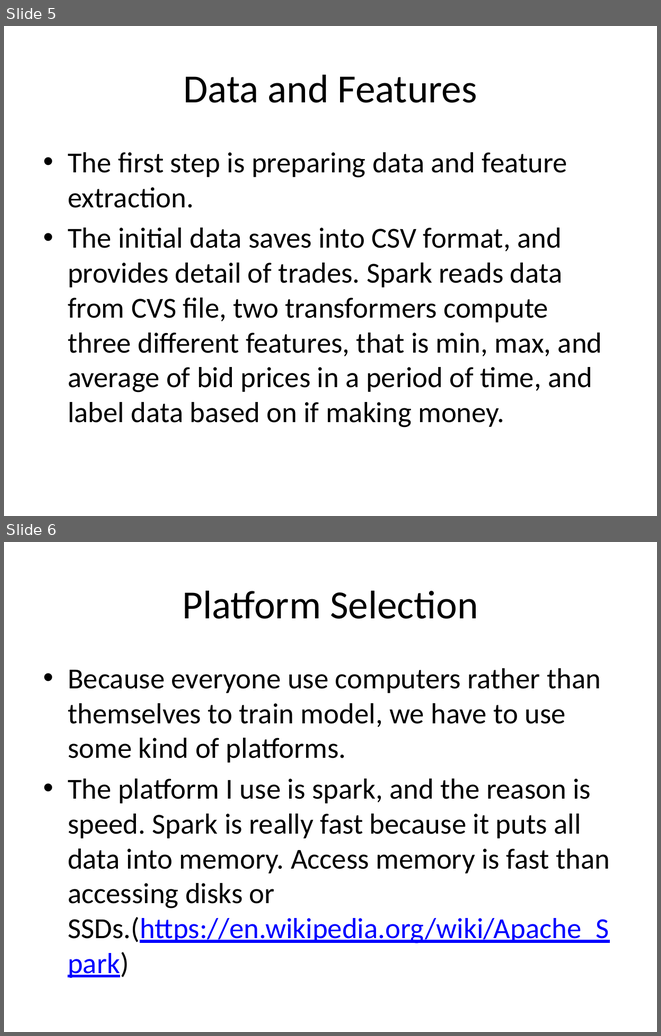
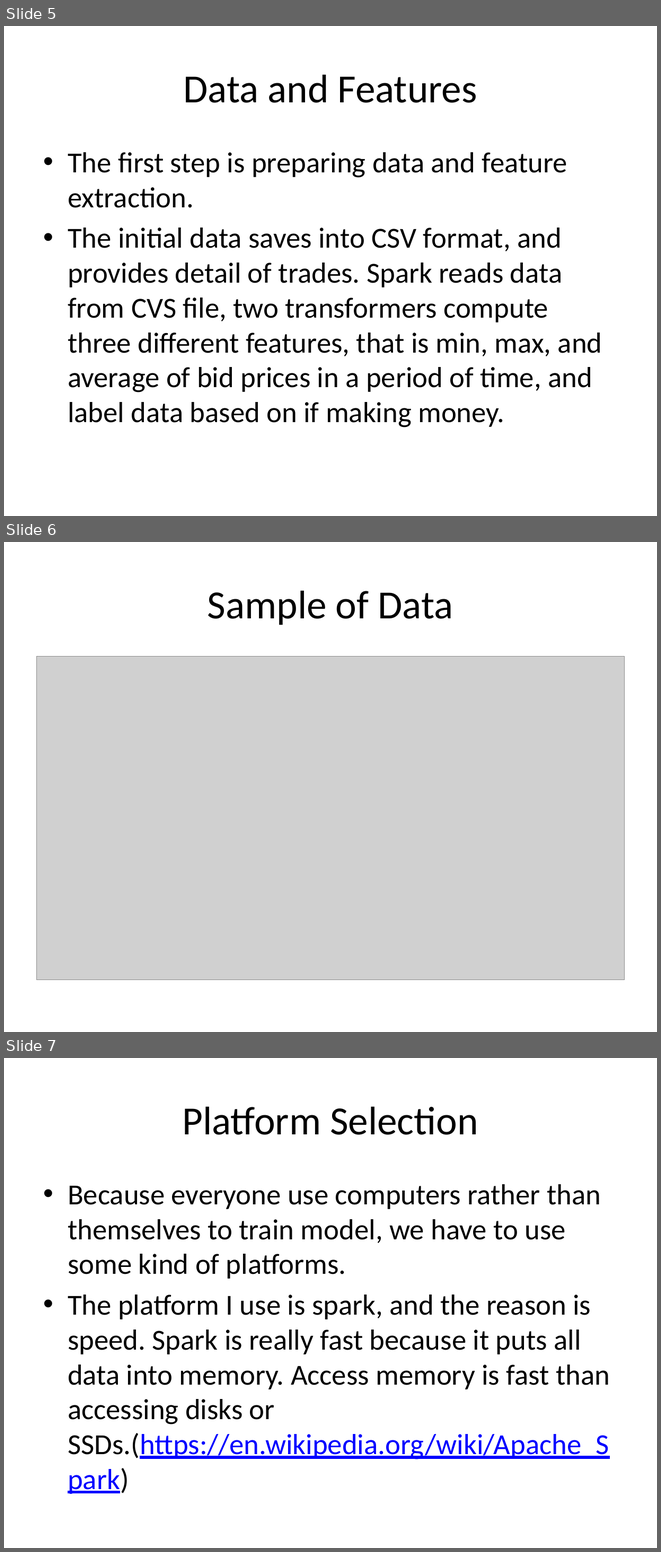
Before and after one commit to amaliujia/Foreign-Exchange, a slide deck: src/HW7/NonTechnical_Audience_Presentation.pptx. Shown one above the other, each under a label of ours: slides 5 and 6 before the commit, slides 5, 6 and 7 after it. The pictures are 661x1036 and 661x1552 pixels, drawn with LibreOffice and Linux fonts; fonts in the diff are those of the drawing; grey boxes stand for pictures. Boxes give left, top, right and bottom in pixels: in the first picture for what was removed or moved away, otherwise in the second. Text is boxed around its words. In the diff, an @@ line names an element or a change of style, - is before the commit and + after.

```diff
--- a/src/HW7/NonTechnical_Audience_Presentation.pptx
+++ b/src/HW7/NonTechnical_Audience_Presentation.pptx
@@ slide 6 added at [4, 542, 657, 1032], background #FFFFFF @@
@@ title added at [208, 590, 453, 625], 44 pt, text #000000 @@
+Sample of Data
@@ picture added at [37, 656, 624, 979] @@
@@ what was slide 6 is now slide 7 @@
```
Also in this commit, not shown: 5 slides changed, 3 other slides added, 1 slide removed.
